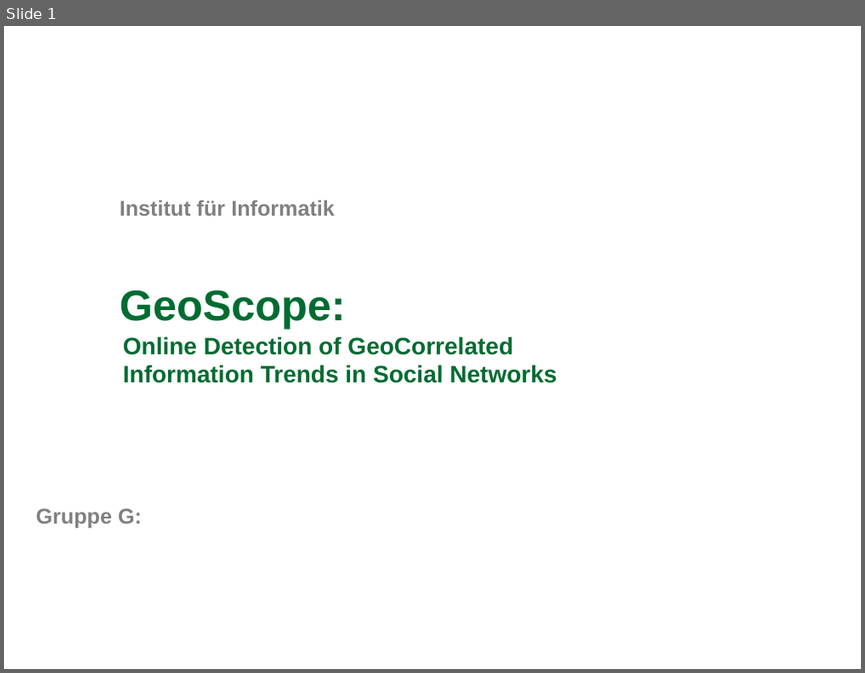
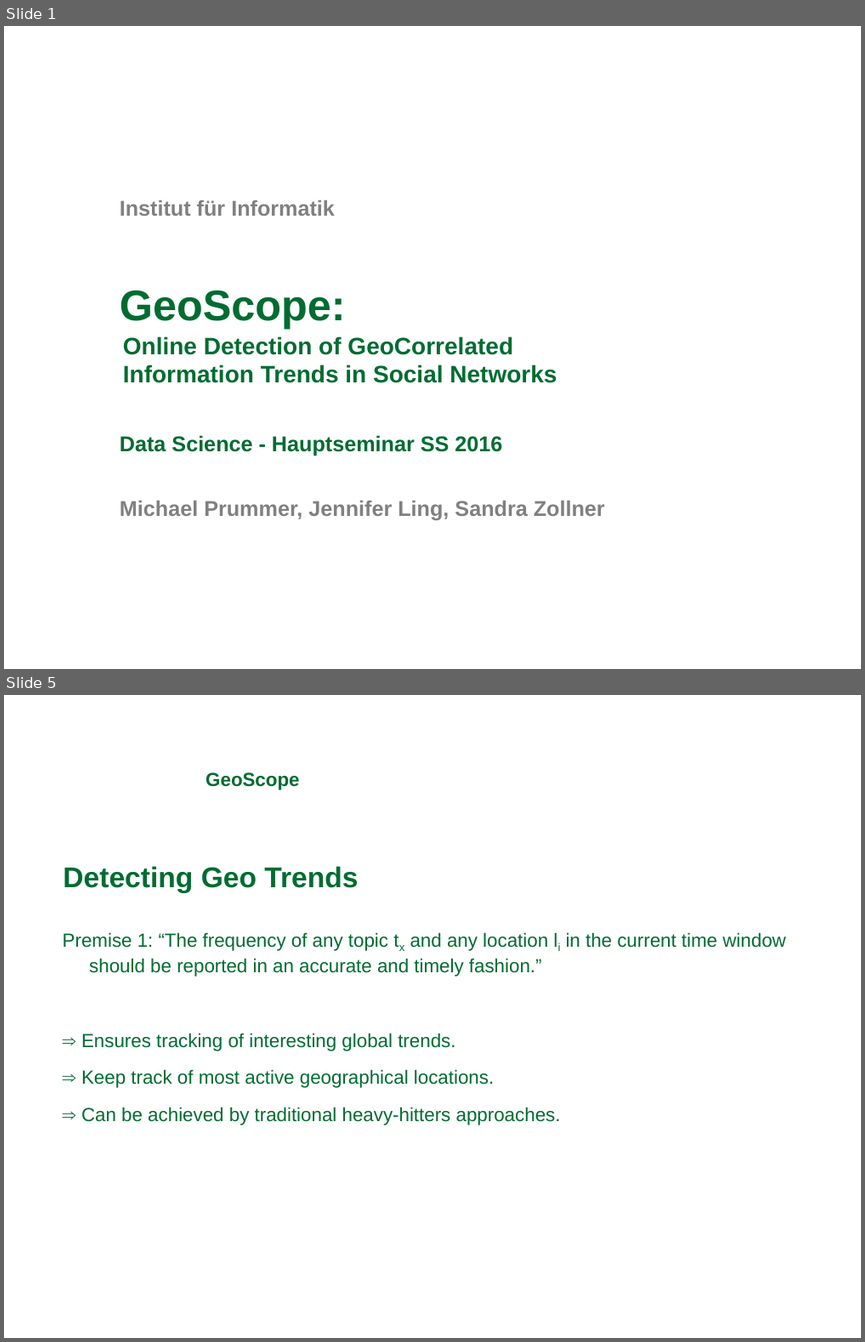
Before and after one commit to michaelprummer/datascience, a slide deck: GeoScope/DataScience1.ppt. Shown one above the other, each under a label of ours: slide 1 before the commit, slides 1 and 5 after it; the slides between them are not shown. The pictures are 865x673 and 865x1342 pixels, drawn with LibreOffice and Linux fonts; fonts in the diff are those of the drawing; background and template pictures are left out. Boxes give left, top, right and bottom in pixels: in the first picture for what was removed or moved away, otherwise in the second. Text is boxed around its words. In the diff, an @@ line names an element or a change of style, - is before the commit and + after.

```diff
--- a/GeoScope/DataScience1.ppt
+++ b/GeoScope/DataScience1.ppt
@@ slide 5 added at (x1=4, y1=695, x2=861, y2=1338), background picture (left out) @@
@@ text added at (x1=205, y1=772, x2=299, y2=790), 16 pt, text #006C31, bold @@
+GeoScope
@@ text added at (x1=63, y1=866, x2=358, y2=893), 24 pt, text #006C31, bold @@
+Detecting Geo Trends
@@ text added at (x1=63, y1=932, x2=785, y2=1125), 16 pt, text #006C31 @@
+Premise 1: “The frequency of any topic tx and any location li in the current time window should be reported in an accurate and timely fashion.”
+⇒ Ensures tracking of interesting global trends.
+⇒ Keep track of most active geographical locations.
+⇒ Can be achieved by traditional heavy-hitters approaches.
@@ slide 1 changed as well @@
@@ text at (x1=120, y1=435, x2=502, y2=456): text changed; text colour #808080 to #006C31 @@
-Gruppe G:
+Data Science - Hauptseminar SS 2016
@@ text added at (x1=120, y1=500, x2=605, y2=520), 18 pt, text #808080, bold @@
+Michael Prummer, Jennifer Ling, Sandra Zollner
```
Also in this commit, not shown: 11 other slides added, 1 slide removed, 1 other file.
